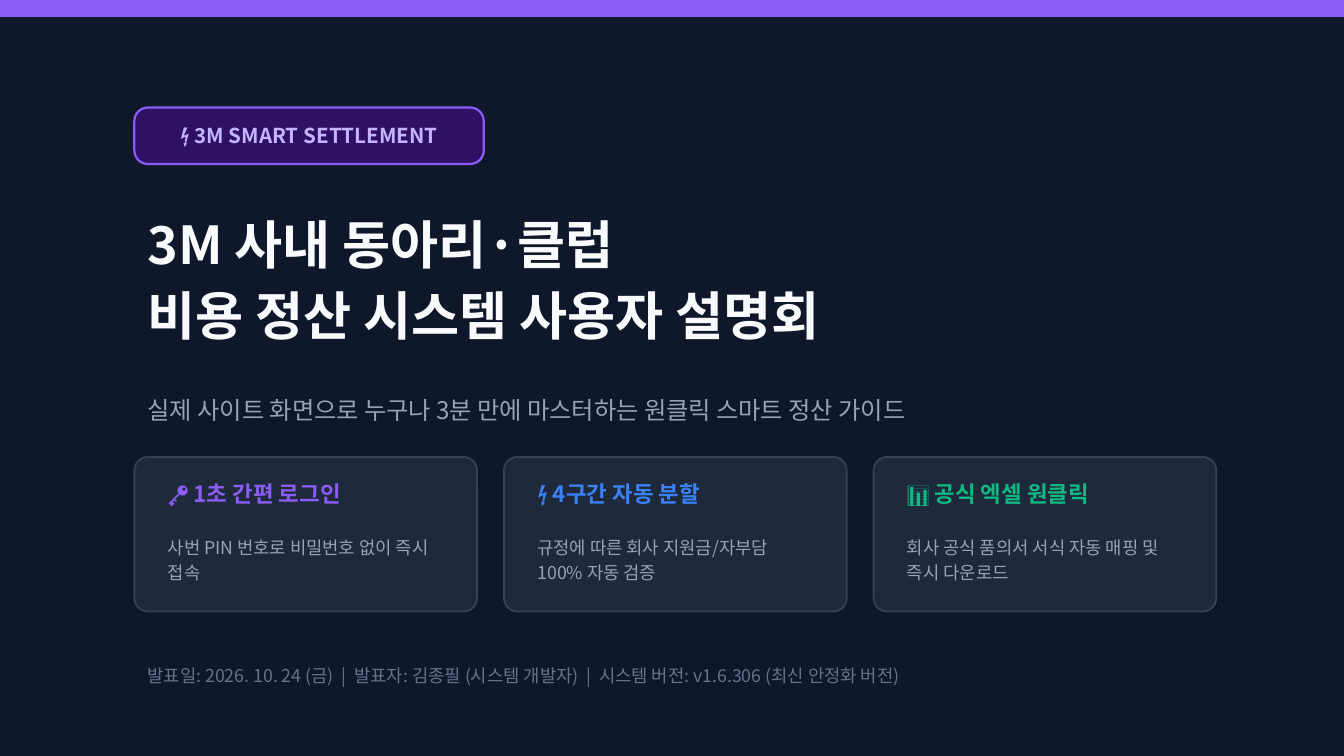
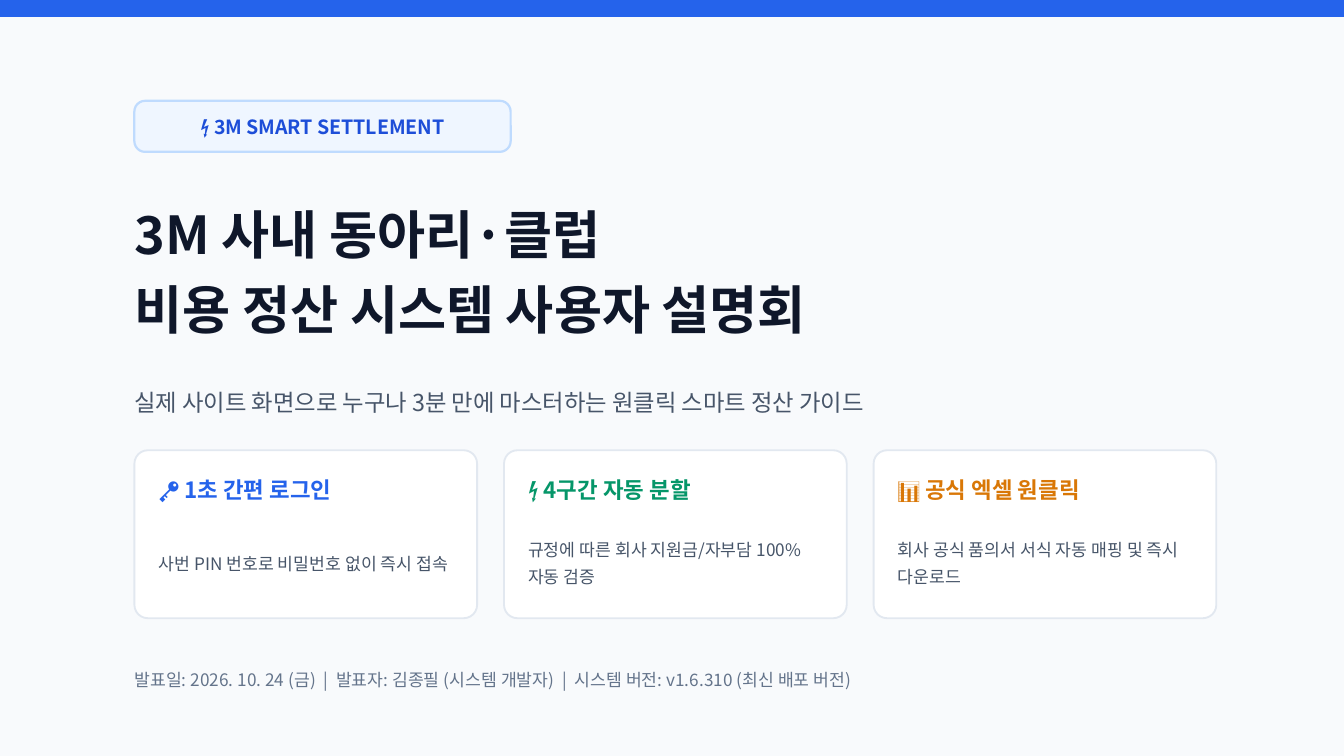
Before and after one commit to gochujangs33-dot/Club-expense, a slide deck: slide 1 of 3M_사내_클럽_비용_정산_시스템_사용_설명회.pptx. Drawn at 1344x756 pixels with LibreOffice and Linux fonts; fonts in the diff are those of the drawing. Boxes give left, top, right and bottom in pixels: in the first picture for what was removed or moved away, otherwise in the second. Text is boxed around its words. In the diff, an @@ line names an element or a change of style, - is before the commit and + after.

Commit message:
v1.6.311: 발표용 설명회 PPT 라이트 테마 전면 개편(줄간격/여백 최적화) 및 결산 보고서 소진율 퍼센트 줄바꿈 방지

```diff
--- a/3M_사내_클럽_비용_정산_시스템_사용_설명회.pptx
+++ b/3M_사내_클럽_비용_정산_시스템_사용_설명회.pptx
@@ rectangle at (0, 0, 1344, 755): fill #0F172A to #F8FAFC; outline #0F172A 1 pt to #F8FAFC 1 pt @@
@@ rectangle at (0, 0, 1344, 16): fill #8B5CF6 to #2563EB; outline #8B5CF6 1 pt to #2563EB 1 pt @@
@@ text "⚡ 3M SMART SETTLEMENT": place and size @@
-text "⚡ 3M SMART SETTLEMENT" at (194, 127, 438, 144)
+text "⚡ 3M SMART SETTLEMENT" at (214, 119, 444, 135)
@@ text "⚡ 3M SMART SETTLEMENT" at (214, 119, 444, 135): size 11 to 10.5 pt, text colour #C4B5FD to #1D4ED8 @@
@@ rounded rectangle: place and size @@
-rounded rectangle at (134, 108, 484, 164)
+rounded rectangle at (134, 101, 511, 152)
@@ rounded rectangle at (134, 101, 511, 152): fill #2E1065 to #EFF6FF; outline #8B5CF6 1.2 pt to #BFDBFE 1.2 pt; proportions changed @@
@@ text "3M 사내 동아리·클럽": place and size @@
-text "3M 사내 동아리·클럽" at (148, 220, 819, 340)
+text "3M 사내 동아리·클럽" at (134, 210, 806, 334)
@@ text "3M 사내 동아리·클럽" at (134, 210, 806, 334): text colour #F8FAFC to #0F172A; line spacing 38pt to 40pt @@
@@ text "실제 사이트 화면으로 누구나 3분 ...": place and size @@
-text "실제 사이트 화면으로 누구나 3분 ..." at (148, 399, 906, 421)
+text "실제 사이트 화면으로 누구나 3분 ..." at (134, 391, 863, 413)
@@ text "실제 사이트 화면으로 누구나 3분 ..." at (134, 391, 863, 413): size 13 to 12.5 pt, text colour #94A3B8 to #475569 @@
@@ rounded rectangle: place and size @@
-rounded rectangle at (134, 457, 477, 612)
+rounded rectangle at (134, 450, 477, 618)
@@ text "🔑 1초 간편 로그인" at (223, 479, 332, 500): text colour #8B5CF6 to #2563EB @@
@@ rounded rectangle: place and size @@
-rounded rectangle at (504, 457, 847, 612)
+rounded rectangle at (504, 450, 847, 618)
@@ text "⚡ 4구간 자동 분할" at (603, 479, 690, 500): text colour #3B82F6 to #059669 @@
@@ fill #1E293B to #FFFFFF; outline #334155 1 pt to #E2E8F0 1 pt; proportions changed in 3 elements at (134, 450, 477, 618), (504, 450, 847, 618), (874, 450, 1216, 618) @@
@@ rounded rectangle: place and size @@
-rounded rectangle at (874, 457, 1216, 612)
+rounded rectangle at (874, 450, 1216, 618)
@@ text "📊 공식 엑셀 원클릭" at (925, 479, 1080, 500): text colour #10B981 to #D97706 @@
@@ size 9.5 to 9.2 pt, text colour #94A3B8 to #475569; line spacing 13pt to 14pt in 3 elements at (159, 556, 448, 572), (528, 541, 802, 585), (898, 542, 1179, 585) @@
@@ text at (134, 672, 852, 689): text changed; size 9.5 to 9.2 pt @@
-발표일: 2026. 10. 24 (금) | 발표자: 김종필 (시스템 개발자) | 시스템 버전: v1.6.306 (최신 안정화 버전)
+발표일: 2026. 10. 24 (금) | 발표자: 김종필 (시스템 개발자) | 시스템 버전: v1.6.310 (최신 배포 버전)
```
Also in this commit, not shown: 11 other slides changed, 17 other files.
